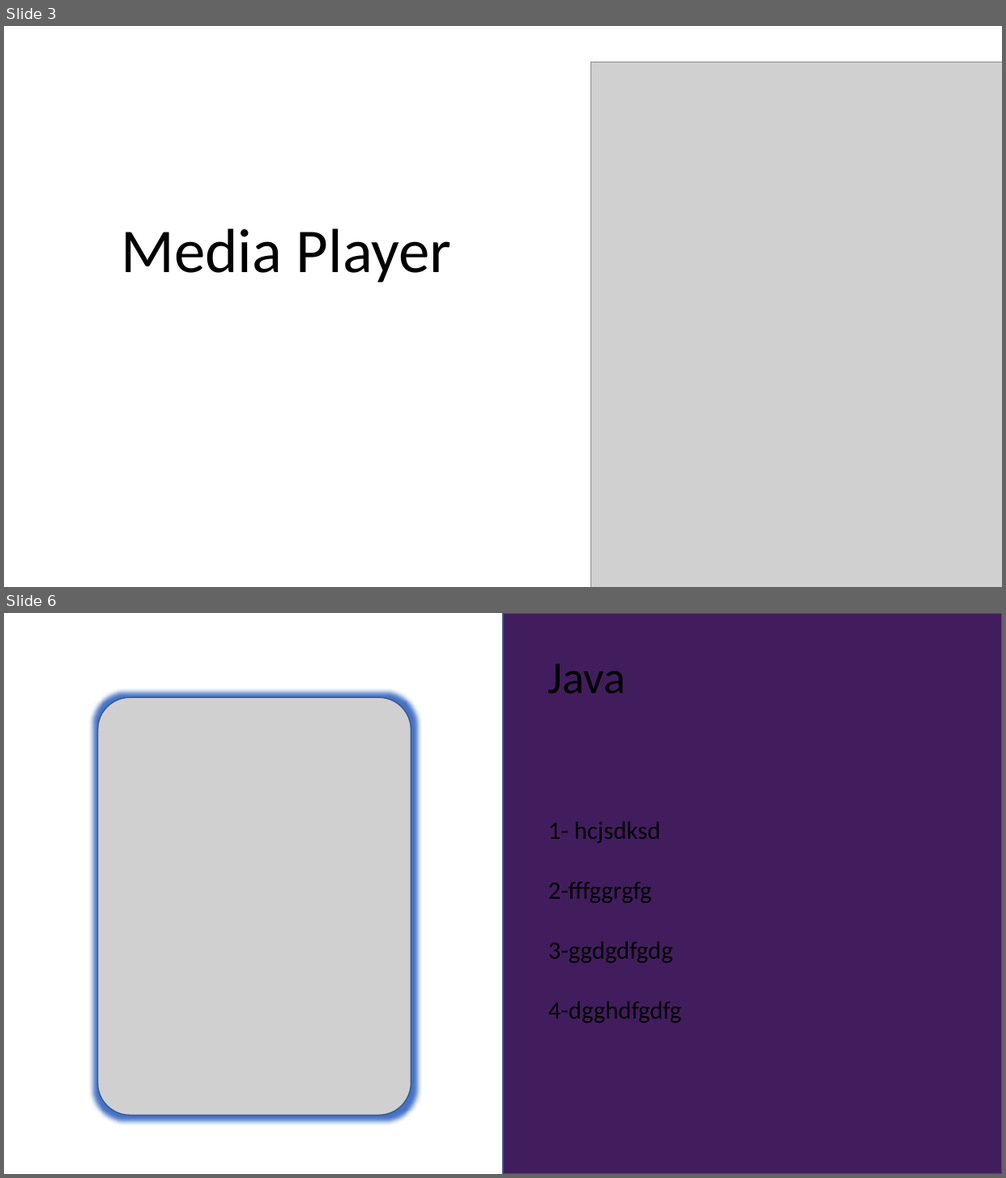
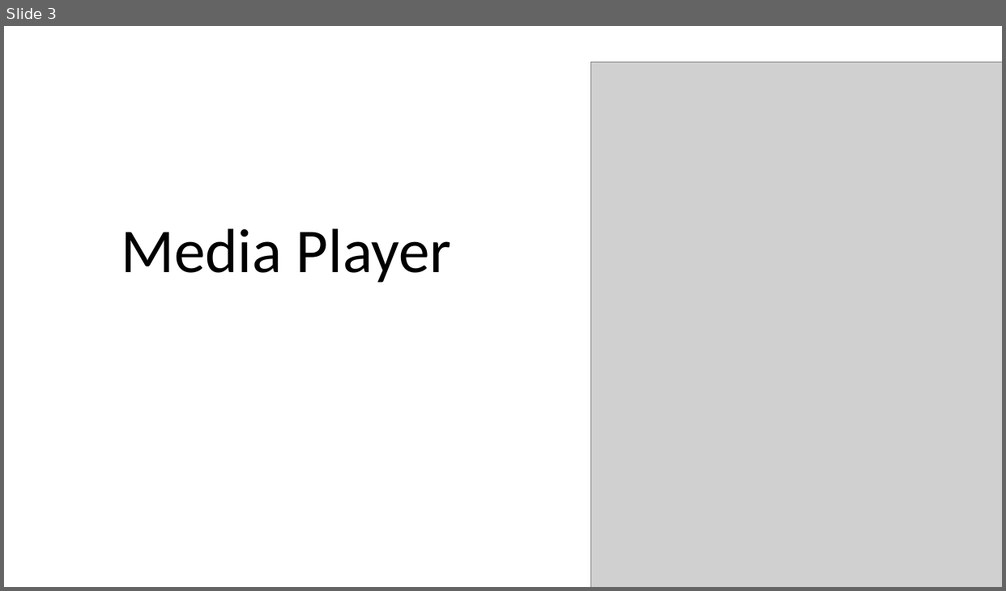
Before and after one commit to YasmenEhab/Music-Player-Application-, a slide deck: project.pptx. Shown one above the other, each under a label of ours: slides 3 and 6 before the commit, slide 3 after it; the slides between them are not shown. The pictures are 1006x1178 and 1006x591 pixels, drawn with LibreOffice and Linux fonts; fonts in the diff are those of the drawing; grey boxes stand for pictures; background and template pictures are left out. Boxes give left, top, right and bottom in pixels: in the first picture for what was removed or moved away, otherwise in the second. Text is boxed around its words. In the diff, an @@ line names an element or a change of style, - is before the commit and + after.

```diff
--- a/project.pptx
+++ b/project.pptx
@@ slide 6 removed at box(4, 613, 1002, 1174), background #FFFFFF @@
@@ rectangle removed at box(503, 613, 1002, 1174) @@
@@ text removed at box(548, 664, 682, 1023) @@
-Java
-1- hcjsdksd
-2-fffggrgfg
-3-ggdgdfgdg
-4-dgghdfgdfg
@@ picture removed at box(98, 697, 411, 1115) @@
```
Also in this commit, not shown: 3 slides changed, 6 slides added, 2 other slides removed.
